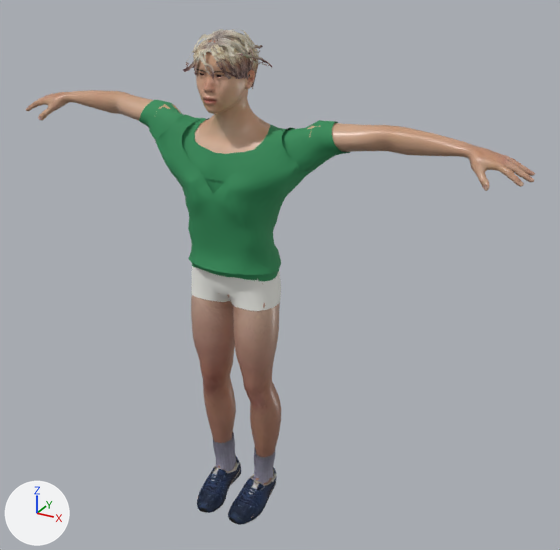
The glTF model FEL-full-app/public/models/rivals/colt.glb, before and after one commit.
Rendered twice from a camera (50 mm lens) standing at (1.38, -2.21, 2.09) and looking at (0.14, 0.06, 0.95). Every picture has the same lights, and +X, +Y and +Z are marked at lower left. The picture after the commit comes second. Where no turn or scale is listed for an object, it has been applied to the vertices. Vertices at exactly the same position are counted once.

The scene before the commit, as lines of its bpy script (objects in view):
```python
ob_hair_cap = bpy.data.objects.new('Hair_cap', me_short_messy)
ob_hair_cap.location = (0.0, 0.0, 0.0)
ob_kit_shoes_shoes_evo = bpy.data.objects.new('Kit_shoes_shoes_evo', me_shoes06)
ob_kit_shoes_shoes_evo.location = (0.0, 0.0, 0.0)
ob_kit_shorts_shorts_court = bpy.data.objects.new('Kit_shorts_shorts_court', me_jean_shorts)
ob_kit_shorts_shorts_court.location = (0.0, 0.0, 0.0)
ob_kit_tops_top_bonds = bpy.data.objects.new('Kit_tops_top_bonds', me_tank_keyhole_neck)
ob_kit_tops_top_bonds.location = (0.0, 0.0, 0.0)
ob_kit_tops_top_lab = bpy.data.objects.new('Kit_tops_top_lab', me_crude_male_shirt)
ob_kit_tops_top_lab.location = (0.0, 0.0, 0.0)
# also in view: 'Kit_shoes_shoes_flight' at (0.0, -0.06, 0.09); 'Body' at (0.0, -0.05, 0.89)
```
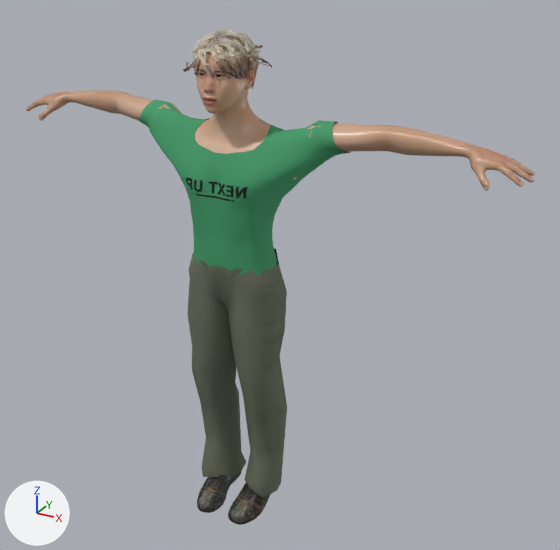
Pixel boxes [x1, y1, x2, y2] of what changed, in the pictures (560 x 550 px):
```json
{"object": "Kit_shorts_pants_cargo", "change": "added", "after": [187, 249, 287, 498]}
{"object": "Kit_tops_top_lab", "change": "recoloured, surface changed", "before": [140, 100, 335, 276], "after": [140, 100, 335, 276]}
{"object": "Kit_tops_top_bonds", "change": "deleted", "before": [155, 114, 309, 275], "on screen": "green"}
{"object": "Kit_shorts_shorts_court", "change": "deleted", "before": [191, 266, 281, 311]}
{"object": "Kit_shoes_shoes_evo", "change": "surface changed", "before": [197, 473, 271, 525], "after": [197, 473, 271, 525]}
{"object": "Kit_shoes_shoes_flight", "change": "unchanged, covered by the edit", "before": [197, 433, 277, 525]}
```

The change, as JSON lines over the scene's bpy script:
```json
{"op": "add", "block": "img_felprint_colt_tops", "code": ["img_felprint_colt_tops = load_image('felprint_colt_tops', '_unpacked/felprint_colt_tops', 512, 512, 'sRGB')"]}
{"op": "add", "block": "img_felprint_colt_shorts", "code": ["img_felprint_colt_shorts = load_image('felprint_colt_shorts', '_unpacked/felprint_colt_shorts', 256, 256, 'sRGB')"]}
{"op": "set", "path": "mat_shoes_shoes_evo.texture", "old": "img_shoes06_diffuse", "new": "img_shoes02_diffuse"}
{"op": "add", "block": "mat_jersey_top_tee", "code": ["mat_jersey_top_tee = bpy.data.materials.new('jersey.top_tee')", "# colours: green #3f9a68", "# uses the picture img_felprint_colt_tops"]}
{"op": "add", "block": "mat_shorts_pants_cargo", "code": ["mat_shorts_pants_cargo = bpy.data.materials.new('shorts.pants_cargo')", "# colours: greyish green #6b705c", "# uses the picture img_felprint_colt_shorts"]}
{"block": "me_crude_male_shirt", "where": "me_crude_male_shirt.from_pydata(...)  # 677 vertices, 1240 faces; spans x -0.401..0.401, y -0.149..0.102, z 0.984..1.548"}
{"block": "me_crude_male_shirt", "where": "# used by ob_kit_tops_top_lab; location = (0.0, 0.0, 0.0)"}
{"op": "remove", "block": "me_crude_male_shirt", "code": "me_crude_male_shirt.materials.append(mat_jersey_top_lab)  # green #2e8b57"}
{"block": "me_crude_male_shirt", "change": "me_crude_male_shirt part 1: texture (UV) coordinates changed"}
{"op": "add", "block": "me_crude_male_shirt", "code": "me_crude_male_shirt.materials.append(mat_jersey_top_tee)"}
{"op": "add", "block": "me_cargo_pants", "code": ["me_cargo_pants = bpy.data.meshes.new('cargo_pants')", "me_cargo_pants.from_pydata(...)  # 131 vertices, 234 faces; spans x -0.186..0.186, y -0.143..0.119, z 0.041..1.049", "me_cargo_pants.materials.append(mat_shorts_pants_cargo)"]}
{"op": "remove", "block": "ob_kit_shorts_shorts_court", "code": ["ob_kit_shorts_shorts_court = bpy.data.objects.new('Kit_shorts_shorts_court', me_jean_shorts)", "ob_kit_shorts_shorts_court.location = (0.0, 0.0, 0.0)"]}
{"op": "remove", "block": "ob_kit_tops_top_bonds", "code": ["ob_kit_tops_top_bonds = bpy.data.objects.new('Kit_tops_top_bonds', me_tank_keyhole_neck)", "ob_kit_tops_top_bonds.location = (0.0, 0.0, 0.0)"]}
{"op": "add", "block": "ob_kit_shorts_pants_cargo", "code": ["ob_kit_shorts_pants_cargo = bpy.data.objects.new('Kit_shorts_pants_cargo', me_cargo_pants)", "ob_kit_shorts_pants_cargo.location = (0.0, 0.0, 0.0)"]}
```
